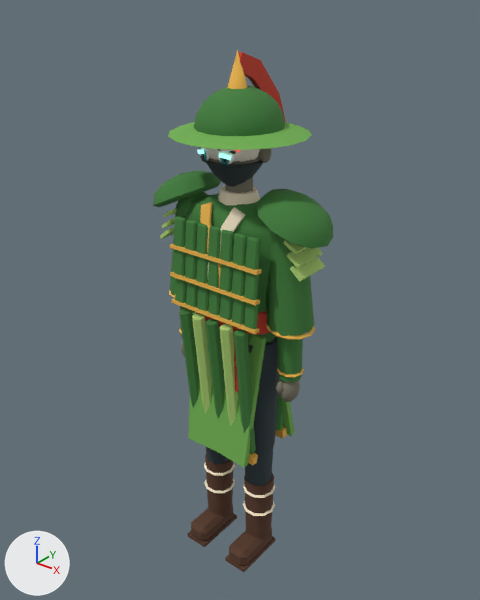
The glTF model assets/models/characters/truc_tuong.glb as it was, and as the next commit left it.
Before and after are seen from a 50 mm camera at (1.99, -2.47, 3.18) aimed at (-0.03, 0.06, 1.6). The lights are fixed; the arrows at lower left show +X, +Y and +Z. The picture after the commit comes second. Vertices at exactly the same position are counted once.

The first picture shows 'Body'.
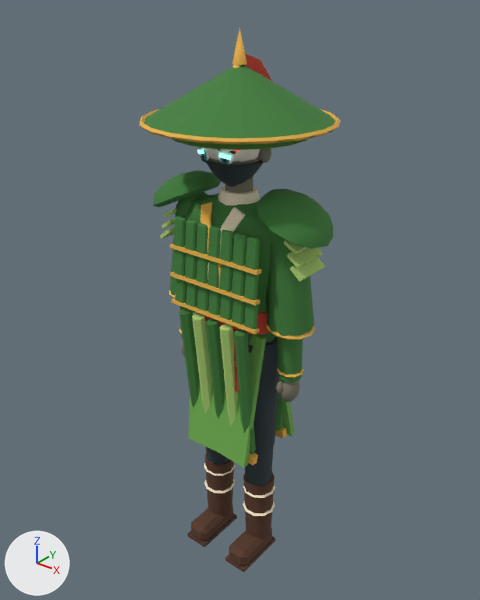
The edits, one by one:
me_body is used by ob_body; location (0.0, 0.0, 0.0).
me_body had 3300 vertices, 6158 faces and spanned x -0.52..0.52, y -0.33..0.39, z 0.0..2.88.
me_body now has 3408 vertices, 6366 faces and spans x -0.52..0.52, y -0.46..0.49, z 0.0..2.98.
me_body part 1: a new loose piece, an 8-sided cone pointing to +z spanning x -0.034..0.034, y -0.019..0.05, z 2.821..2.976, in mat_vk_gold (orange #e9b24a).
me_body part 2: a new loose piece, an 18-sided cone pointing to +z spanning x -0.46..0.46, y -0.45..0.48, z 2.57..2.83, in mat_vk_bamboo_dark (green #3f7d3a).
me_body part 3: a new loose piece of 80 vertices spanning x -0.47..0.47, y -0.46..0.49, z 2.56..2.59, in mat_vk_gold (orange #e9b24a).

What differs and where, as boxes (x1, y1, x2, y2) in the pictures (480 x 600 px):
'Body', reshaped (12% wider): before (153, 50, 333, 572); after (139, 28, 340, 572)
part 1 of me_body, added: after (232, 28, 247, 65)
part 2 of me_body, added (green): after (144, 65, 335, 144)
part 3 of me_body, added (orange): after (139, 109, 340, 144)
